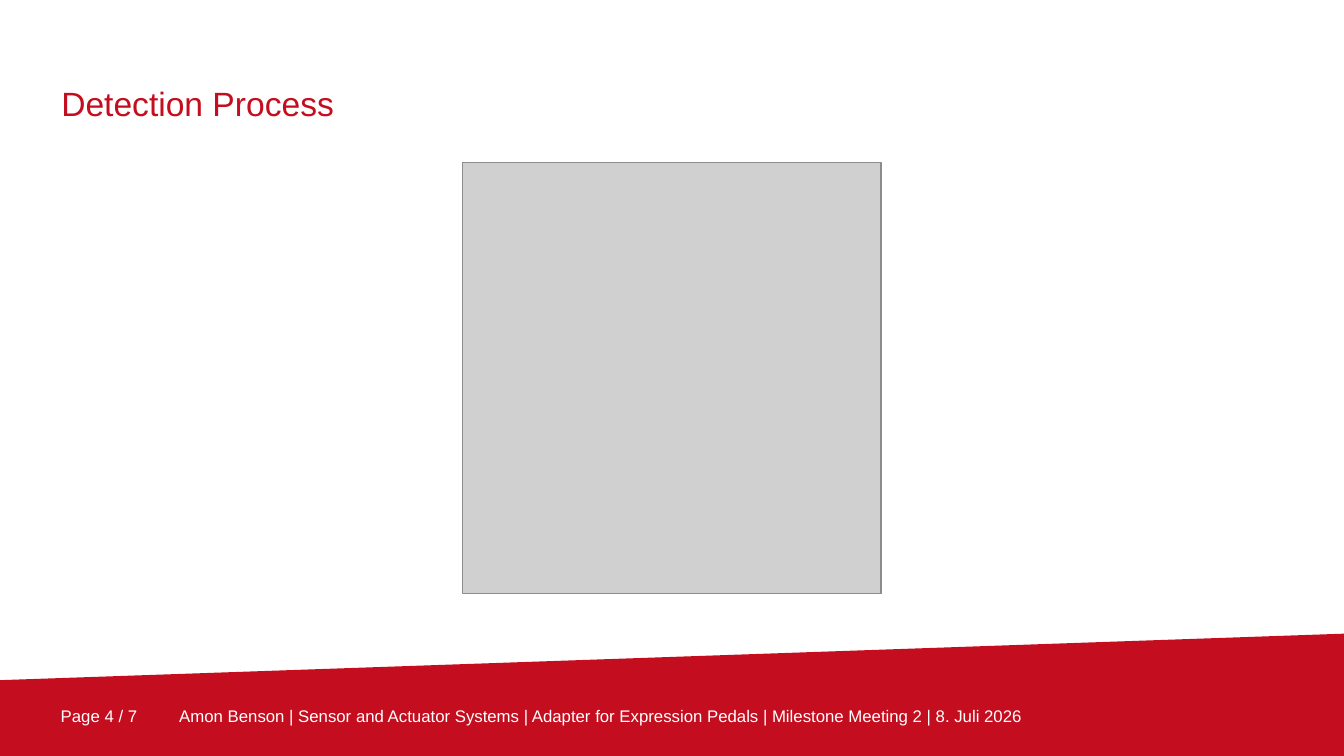
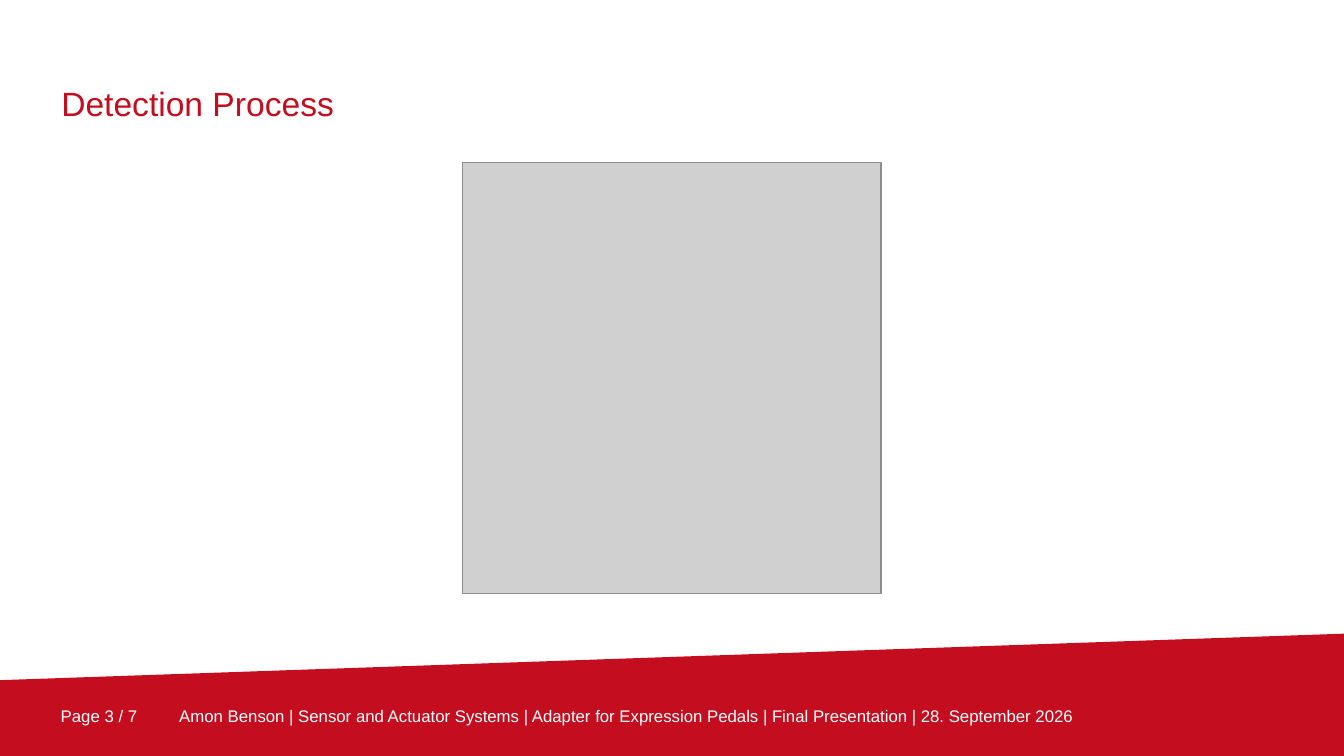
Before and after one commit to amonbenson/expad, a slide deck: slide 3 of presentations/Expression Controller Final.pptx (slide 4 before the commit). Drawn at 1344x756 pixels with LibreOffice and Linux fonts; fonts in the diff are those of the drawing; grey boxes stand for pictures; background and template pictures are left out. Boxes give left, top, right and bottom in pixels: in the first picture for what was removed or moved away, otherwise in the second. Text is boxed around its words. In the diff, an @@ line names an element or a change of style, - is before the commit and + after.

```diff
--- a/presentations/Expression Controller Final.pptx
+++ b/presentations/Expression Controller Final.pptx
@@ page number at (61,710,137,726): text changed @@
-Page 4 / 7
+Page 3 / 7
@@ text at (179,710,1072,726): text changed @@
-Amon Benson | Sensor and Actuator Systems | Adapter for Expression Pedals | Milestone Meeting 2 | 8. Juli 2026
+Amon Benson | Sensor and Actuator Systems | Adapter for Expression Pedals | Final Presentation | 28. September 2026
```
Also in this commit, not shown: 13 other slides changed, 1 slide added, 1 slide removed, 23 other files.
